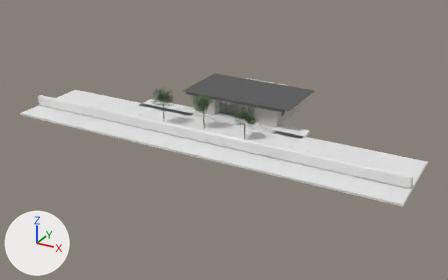
A saved change to the glTF model ldk/public/models/ldk_2700.glb.
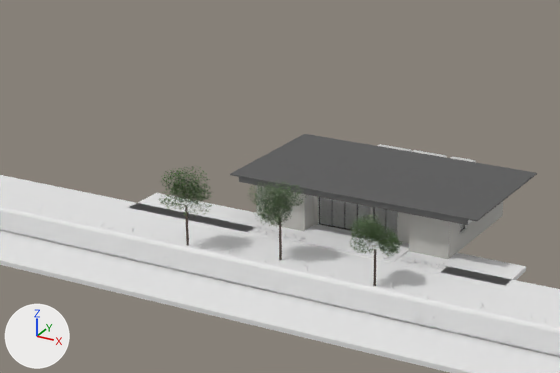
Each version appears first whole from a camera (50 mm lens) standing at (41.1, -73.2, 32.3) and looking at (3.3, -4.5, -2.0), and next in a close-up on the part from 19% to 72% of the width and 6% to 63% of the height. Arrows for +X, +Y and +Z are at lower left; the lights stay in place. The first two pictures are the older version. Where no turn or scale is listed for an object, it has been applied to the vertices. Vertices at exactly the same position are counted once.

Names of what the first close-up shows: 'シンボルツリー1_葉', 'シンボルツリー2_葉', 'シンボルツリー3_葉', 'テラス_タイル.001', '外壁_寝室_南', '外壁_寝室_東', '外壁_方立.001', '外壁_東.001', '外壁_東_側面0', '外壁_東_側面1', '外壁_東_側面2', '外壁_東_子17窓下', '外壁_東_子19窓下', '外壁_東_子南', '外壁_西.001', '屋根', '生垣', '芝生', '芝生_東庭', '芝生_西庭', '鼻隠し' and 14 more.
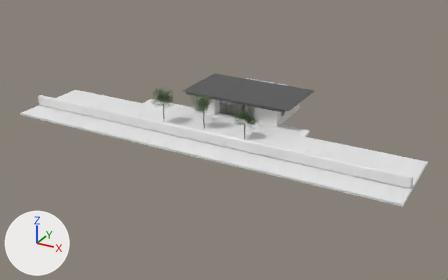
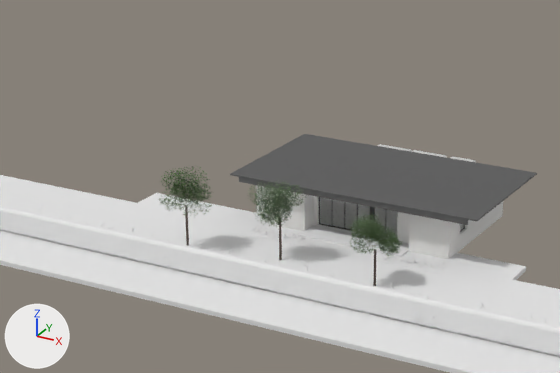
Scene script edits in JSON lines:
```json
{"op": "set", "path": "mat_外壁_ダインコンクリート調.base_color", "old": "(0.52, 0.51, 0.48)", "new": "(0.78, 0.77, 0.75)", "note": "light grey #bfbdb8 -> white #e5e3e1"}
{"block": "me_芝生_西庭", "where": "# used by ob_芝生_西庭; location = (0.0, 0.0, 0.0)"}
{"op": "remove", "block": "me_芝生_西庭", "code": "me_芝生_西庭.from_pydata(...)  # 8 vertices, 12 faces; spans x -12.0..0.0, y -3.2..-0.02, z -0.4..-0.12"}
{"op": "add", "block": "me_芝生_西庭", "code": "me_芝生_西庭.from_pydata(...)  # 8 vertices, 12 faces; spans x -12.0..0.0, y -2.2..-0.02, z -0.4..-0.12"}
{"block": "me_芝生_西庭", "change": "me_芝生_西庭 part 1: the whole mesh is scaled about the mesh origin by (1, 0.686, 1)"}
{"block": "me_芝生_東庭", "where": "# used by ob_芝生_東庭; location = (0.0, 0.0, 0.0)"}
{"op": "remove", "block": "me_芝生_東庭", "code": "me_芝生_東庭.from_pydata(...)  # 8 vertices, 12 faces; spans x 7.0..14.0, y -3.2..-0.02, z -0.4..-0.12"}
{"op": "add", "block": "me_芝生_東庭", "code": "me_芝生_東庭.from_pydata(...)  # 8 vertices, 12 faces; spans x 7.0..14.0, y -2.2..-0.02, z -0.4..-0.12"}
{"block": "me_芝生_東庭", "change": "me_芝生_東庭 part 2: the whole mesh is scaled about the mesh origin by (1, 0.686, 1)"}
```

Where the change shows, as pixel boxes [x1, y1, x2, y2] in the close-ups (560 x 373 px):
```json
{"object": "芝生_西庭", "change": "rescaled", "before": [130, 193, 303, 235], "after": [138, 193, 303, 236]}
{"object": "芝生_東庭", "change": "rescaled", "before": [402, 251, 526, 284], "after": [402, 251, 526, 280], "on screen": "12% shorter"}
{"object": "外壁_東_子南", "change": "recoloured", "before": [409, 214, 450, 259], "after": [409, 214, 450, 259], "on screen": "light grey to white"}
{"object": "外壁_寝室_南", "change": "recoloured", "before": [271, 188, 306, 231], "after": [271, 188, 306, 231], "on screen": "light grey to white"}
{"object": "外壁_東.001", "change": "recoloured", "before": [397, 212, 409, 243], "after": [397, 212, 409, 243], "on screen": "light grey to white"}
{"object": "外壁_東_側面0", "change": "recoloured", "before": [449, 222, 460, 259], "after": [449, 222, 460, 259], "on screen": "light grey to white"}
{"object": "外壁_東_側面1", "change": "recoloured", "before": [467, 214, 487, 244], "after": [467, 214, 487, 244], "on screen": "light grey to white"}
{"object": "外壁_西.001", "change": "recoloured", "before": [256, 185, 318, 225], "after": [256, 185, 318, 225]}
{"object": "外壁_寝室_東", "change": "recoloured", "before": [306, 195, 314, 229], "after": [306, 195, 314, 229], "on screen": "light grey to white"}
{"object": "外壁_東_側面2", "change": "recoloured", "before": [493, 201, 503, 223], "after": [493, 201, 503, 223]}
{"object": "外壁_東_子19窓下", "change": "recoloured", "before": [459, 229, 467, 251], "after": [459, 229, 467, 251]}
{"object": "外壁_東_子17窓下", "change": "recoloured", "before": [486, 209, 494, 229], "after": [486, 209, 494, 229]}
{"object": "外壁_方立.001", "change": "recoloured", "before": [370, 207, 373, 222], "after": [370, 207, 373, 222]}
```
